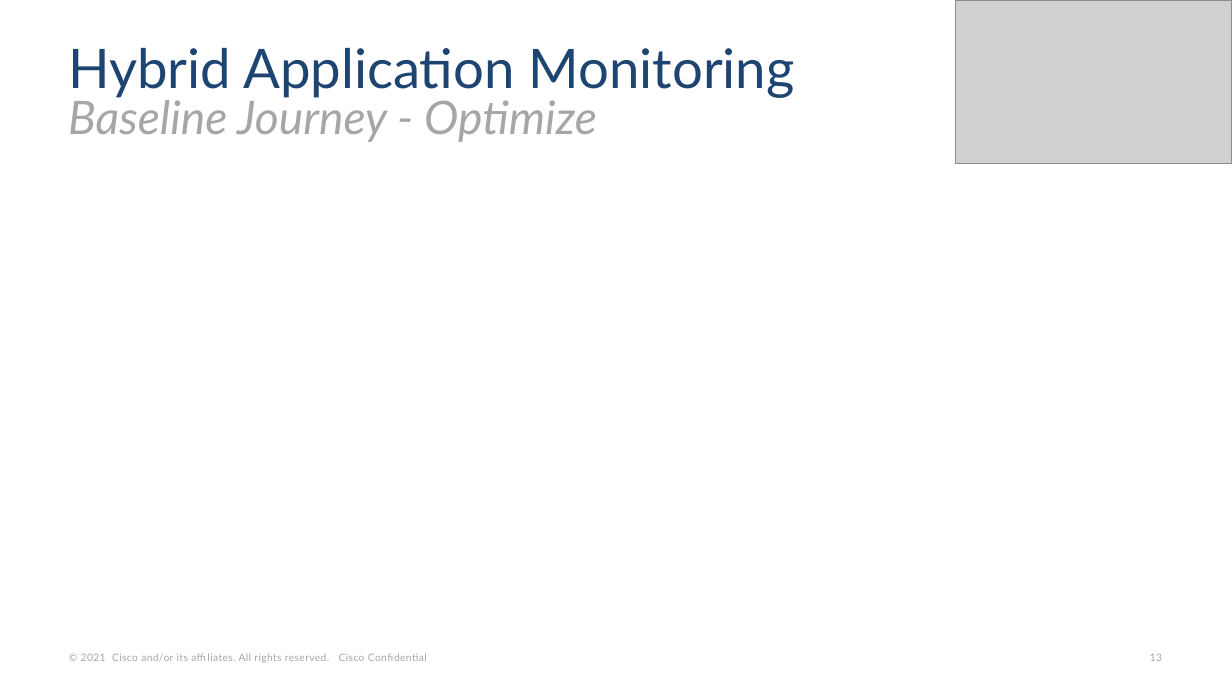
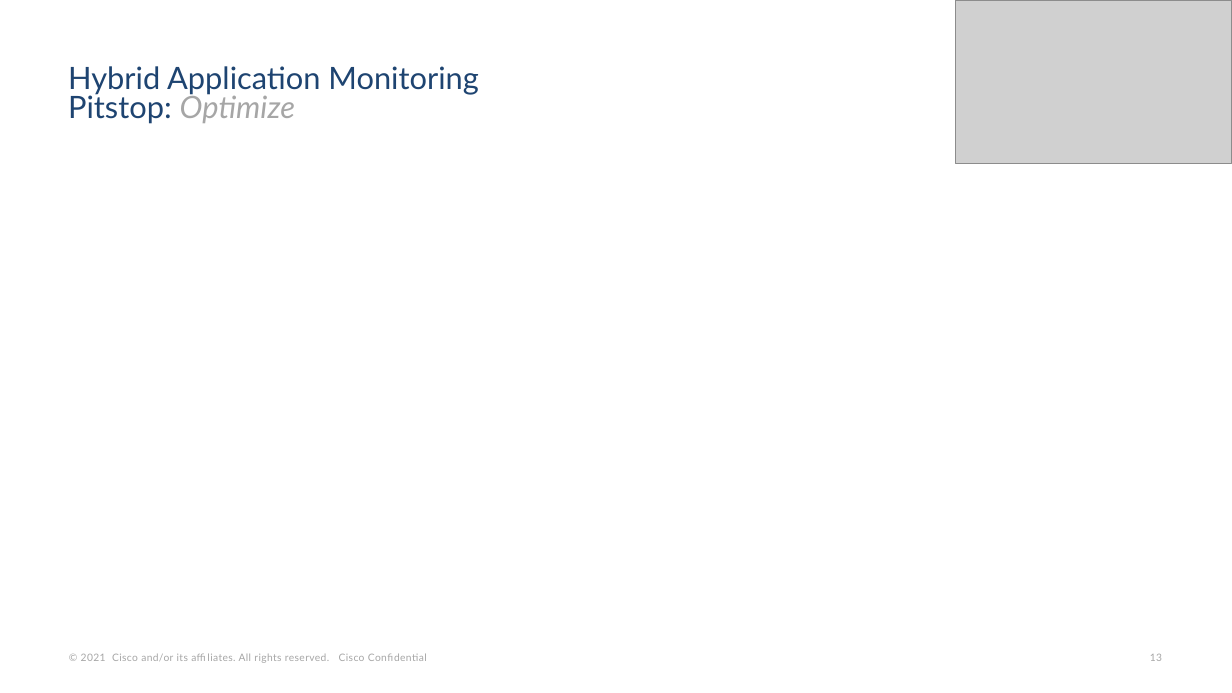
Before and after one commit to Appdynamics/config-assessment-tool, a slide deck: slide 13 of backend/resources/pptAssets/HybridApplicationMonitoringUseCase_template.pptx. Drawn at 1232x693 pixels with LibreOffice and Linux fonts; fonts in the diff are those of the drawing; grey boxes stand for pictures; background and template pictures are left out. Boxes give left, top, right and bottom in pixels: in the first picture for what was removed or moved away, otherwise in the second. Text is boxed around its words. In the diff, an @@ line names an element or a change of style, - is before the commit and + after.

```diff
--- a/backend/resources/pptAssets/HybridApplicationMonitoringUseCase_template.pptx
+++ b/backend/resources/pptAssets/HybridApplicationMonitoringUseCase_template.pptx
@@ title at <box>68,66,478,124</box>: text changed; size 42.5 to 24 pt @@
-Hybrid Application Monitoring
-Baseline Journey - Optimize
+Hybrid Application Monitoring
+Pitstop: Optimize
```
Also in this commit, not shown: 11 other slides changed, 2 other files.
